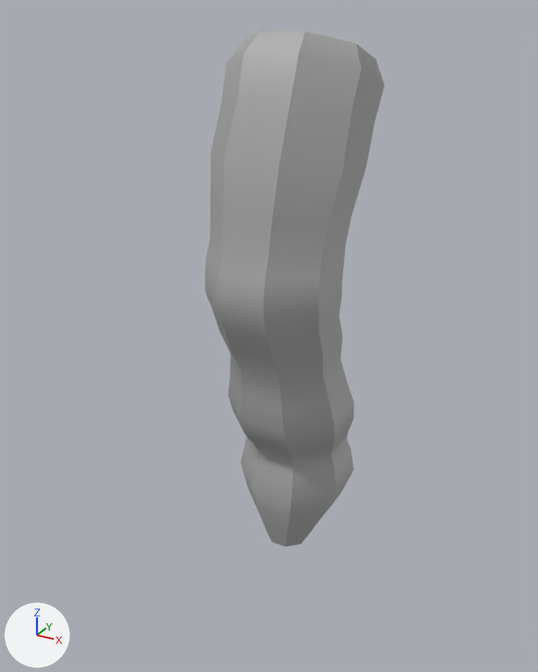
The FBX model Assets/Environment/Castle/Ingredients/SilkWorm.fbx as it was, and as the next commit left it.
The view is the same before and after, from a camera (50 mm lens) standing at (-11.924, 24.469, 1.811) and looking at (-12.141, 24.863, 1.614). The lights are fixed; the arrows at lower left show +X, +Y and +Z.

Objects in the first picture: 'SilkWarm'.
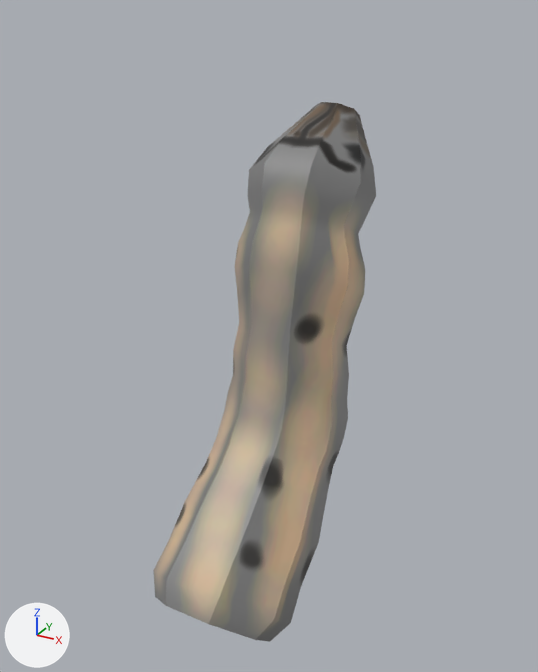
Patch to the scene script:
```diff
--- a/Assets/Environment/Castle/Ingredients/SilkWorm.fbx.py
+++ b/Assets/Environment/Castle/Ingredients/SilkWorm.fbx.py
@@ img_silkwarm_silkwarmshape_color_png @@
+img_silkwarm_silkwarmshape_color_png = load_image('_SilkWarm_SilkWarmShape_color.png', '_unpacked/_SilkWarm_SilkWarmShape_color.png', 2048, 2048, 'sRGB')
@@ mat_m_silkworm @@
+mat_m_silkworm = principled_material('M_SilkWorm')
+mat_m_silkworm.texture = img_silkwarm_silkwarmshape_color_png  # with its transparency
@@ me_mesh @@
 me_mesh.from_pydata(...)  # 176 vertices, 170 faces; spans x -4.6..4.6, y -16.4..20.0, z -6.2..6.3
-me_mesh.materials.append(mat_standardsurface1)  # grey #aaaaaa
+me_mesh.materials.append(mat_m_silkworm)  # picture img_silkwarm_silkwarmshape_color_png
@@ ob_silkwarm @@
 ob_silkwarm.location = (-12.1389, 24.886, 1.5993)
-ob_silkwarm.rotation_euler = (1.571, 0.0, 0.0)  # degrees (90, 0, 0)
+ob_silkwarm.rotation_euler = (-2.027, 0.0, 0.0)  # degrees (-116, 0, 0)
 ob_silkwarm.scale = (0.01, 0.01, 0.01)
```

What differs and where, as boxes [x1, y1, x2, y2] in the pictures (538 x 672 px):
'SilkWarm', recoloured, turned
    before: [205, 30, 385, 547]
    after: [153, 102, 376, 642]
